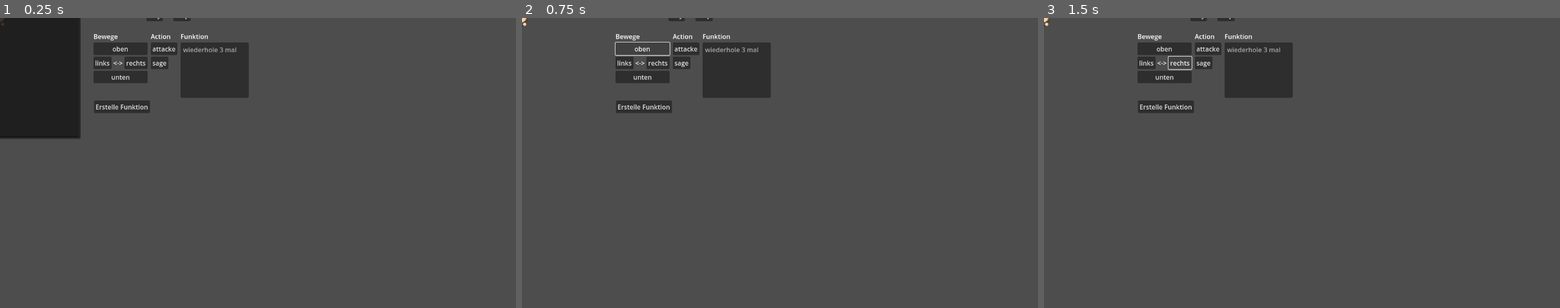
Above: before the commit, frames 1-3 (left to right).
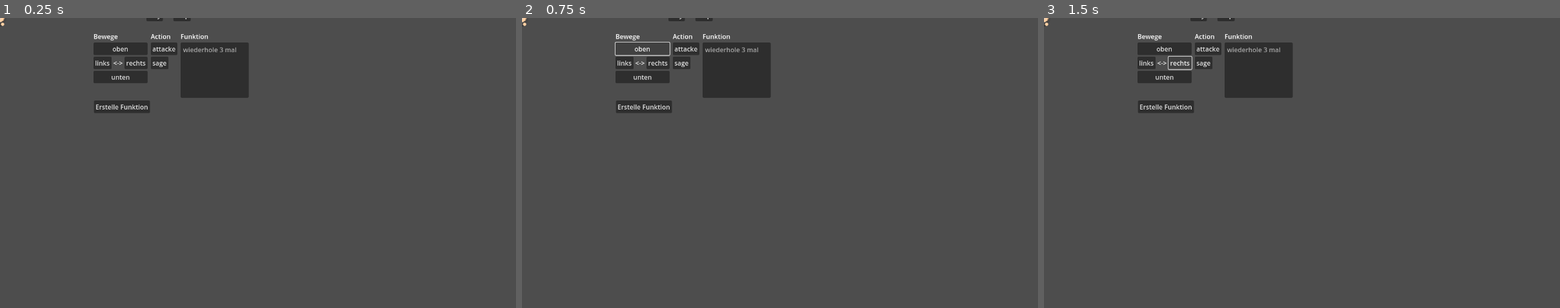
Above: after the commit, the same moments.

Repository: pardonmycode/Survi
Game: Godot game, scene res://scenes/character/player.tscn
Two runs of this game, one before a commit and one after it. Both use one fixed random seed, a clock stepped at 60 frames per second and the inputs below. This scene is started directly instead of the project's main scene.
Inputs:
- Up to frame 1 (0.25 s): no input
- Up to frame 2 (0.75 s): click "oben" at 0.5 s
- Up to frame 3 (1.5 s): click "rechts" at 1.25 s

The runs differ from the first frame. In frame 1, 6.5% of the frame differs, in the area x 0-16%, y 0-42%; in frame 2, nothing differs; in frame 3, nothing differs.

Commit message:
ad

Diff:
--- a/project.godot
+++ b/project.godot
@@ -36,7 +36,7 @@
 [input]
 
 walkUp={
-"deadzone": 0.5,
+"deadzone": 0.2,
 "events": [Object(InputEventKey,"resource_local_to_scene":false,"resource_name":"","device":-1,"window_id":0,"alt_press …(190 unchanged characters)…
 ]
 }
--- a/scenes/autoloads/Constants.gd
+++ b/scenes/autoloads/Constants.gd
@@ -14,7 +14,7 @@
 const MAX_ENEMIES_PER_PLAYER := 0 # 2 # see main.gd for more object and enemy spawner constants
 
 #Player
-const MAX_INVENTORY_SLOTS := 9
+const MAX_INVENTORY_SLOTS := 12
 const OBJECT_SCORE_GAIN := 1
 const MOB_SCORE_GAIN := 2
 const PK_SCORE_GAIN := 4
--- a/scenes/character/player.gd
+++ b/scenes/character/player.gd
@@ -43,7 +43,7 @@
 		if hp <= 0:
 			die()
 
-@export var speed := 200
+@export var speed := 700
 var spawnsProjectile := ""
 
 @export var attackDamage := 10:
@@ -107,126 +107,167 @@
 func disconnected(id):
 	if str(id) == name:
 		die()
-func _physics_process(delta: float) -> void:
-	pass
+
+
+const tile_size: Vector2 = Vector2(64, 64)
+var sprite_node_pos_tween: Tween
+
+func _physics_process (delta: float) -> void:
+	if !sprite_node_pos_tween or !sprite_node_pos_tween.is_running():
+		if Input.is_action_pressed("walkUp"):# and !$up.is_colliding():
+			_move(Vector2(0, -1))
+		elif Input.is_action_pressed("walkDown"):# and !$down.is_colliding():
+			_move(Vector2(0, 1))
+		elif Input.is_action_pressed("walkLeft"):# and !$left.is_colliding():
+			_move(Vector2(-1, 0))
+		elif Input.is_action_pressed("walkRight"):# and !$right.is_colliding():
+			_move(Vector2(1, 0))
+		else:
+			_move(Vector2(0, 0))
+func _move(dir: Vector2):
+	global_position += dir * tile_size
+
+	#$MovingParts.global_position -= dir * tile_size
+
+	if sprite_node_pos_tween:
+		sprite_node_pos_tween.kill()
+	sprite_node_pos_tween = create_tween()
+	sprite_node_pos_tween.set_process_mode(Tween.TWEEN_PROCESS_PHYSICS)
+	sprite_node_pos_tween.tween_property($MovingParts, "global_position", global_position, 0.005).set_trans(Tween.TRANS_SINE)
+	$MovingParts.rotation = dir.angle()
+
+	if dir != Vector2.ZERO:
+		if !$AnimationPlayer.is_playing() or $AnimationPlayer.current_animation != "walking":
+			$AnimationPlayer.play("walking")
+	else:
+		$AnimationPlayer.stop()
+
+
+
 
 var last_angle = 0.0
-func _process(_delta):
-	if str(multiplayer.get_unique_id()) != name:
-		return
-
-	var vel := Vector2.ZERO
-	var doingAction = false
-	var angle = 0.0
-
-	var actions = []
-
-	# Code für Keyboard und mouse control
-	vel = Input.get_vector("walkLeft", "walkRight", "walkUp", "walkDown") * speed
-	#var mouse_position = get_global_mouse_position()
-	#var direction_to_mouse = mouse_position - global_position
-	#var angle = direction_to_mouse.angle()
-	doingAction = Input.is_action_pressed("leftClickAction")
-	#Apply local movement
-	# Default-Werte zurücksetzen
-	if vel != Vector2.ZERO:
-		last_coords = Multihelper.get_map_position(position)
-	action(vel, angle, doingAction)
-
-	# Neue Verbindungen akzeptieren
-	if _tcp_server.is_connection_available():
-		var tcp_peer = _tcp_server.take_connection()
-		ws_peer = WebSocketPeer.new()
-		ws_peer.accept_stream(tcp_peer)  # Upgrade zu WebSocket
-		_ws_peers.append(ws_peer)
-		print("Neuer Client verbunden!")
-
-	# Nachrichten aller Clients verarbeiten
-	for ws_peer in _ws_peers:
-		ws_peer.poll()
-		var state = ws_peer.get_ready_state()
-		last_position = position
-		if state == WebSocketPeer.STATE_OPEN:
-			# Nachrichten empfangen
-			while ws_peer.get_available_packet_count() > 0:
-				var packet = ws_peer.get_packet().get_string_from_utf8()
-				print("Empfangen: ", packet)
-
-
-
-				var lines = packet.split(",", false)  # `false` ignoriert leere Zeilen
-
-				#actions.append([packet,angle,doingAction])
-				var act = lines[0].strip_edges()
-
-				if "sage" in act:
-					var text = act.trim_prefix("sage")
-					sendMessage(text)
-				if "gehe zurück" in act:
-					print("gehe zurück")
-					geheZuPosition(last_position)
-
-
-				var time_delay =  float(lines[1]) * 0.1 * 2
-
-
-				print(act)
-				print(time_delay)
-				Input.action_press(act)
-				doingAction = Input.is_action_pressed("leftClickAction")
-				print(doingAction)
-				vel = Input.get_vector("walkLeft", "walkRight", "walkUp", "walkDown") * speed
-				action(vel, angle, doingAction)
-				await get_tree().create_timer(time_delay).timeout
-				Input.action_release(act)
-				#for line in lines:
-					#var clean_line = line.strip_edges()  # Entfernt Leerzeichen/Newlines
-					#if clean_line.is_empty():
-						#continue  # Überspringe leere Zeilen
+##
+#func _process(_delta):
+	#if str(multiplayer.get_unique_id()) != name:
+		#return
+	#
+	#var vel := Vector2.ZERO
+	#var doingAction = false
+	#var angle = 0.0
+	#
+	#var actions = []
+#
+	## Code für Keyboard und mouse control
+	##vel = Input.get_vector("walkLeft", "walkRight", "walkUp", "walkDown") * speed
+	##var mouse_position = get_global_mouse_position()
+	##var direction_to_mouse = mouse_position - global_position
+	##var angle = direction_to_mouse.angle()
+	##doingAction = Input.is_action_pressed("leftClickAction")
+	##Apply local movement
+	## Default-Werte zurücksetzen
+	#if vel != Vector2.ZERO:
+		#last_coords = Multihelper.get_map_position(position)
+	##action(vel, angle, doingAction)
+	#
+	## Neue Verbindungen akzeptieren
+	#if _tcp_server.is_connection_available():
+		#var tcp_peer = _tcp_server.take_connection()
+		#ws_peer = WebSocketPeer.new()
+		#ws_peer.accept_stream(tcp_peer)  # Upgrade zu WebSocket
+		#_ws_peers.append(ws_peer)
+		#print("Neuer Client verbunden!")
+	#
+	## Nachrichten aller Clients verarbeiten
+	#for ws_peer in _ws_peers:
+		#ws_peer.poll()
+		#var state = ws_peer.get_ready_state()
+		#last_position = position
+		#if state == WebSocketPeer.STATE_OPEN:
+			## Nachrichten empfangen
+			#while ws_peer.get_available_packet_count() > 0:
+				#var packet = ws_peer.get_packet().get_string_from_utf8()
+				#print("Empfangen: ", packet)
+				#
+#
 					#
-					#print("Verarbeite Befehl: '%s'" % clean_line)  # Debug
-					#match clean_line.to_lower():  # Case-insensitive Vergleich
-						#"links":
-							#print("Bewege nach LINKS")
-							##vel.x += -speed
-							#angle = vel.angle()
-							#actions.append(["walkLeft",angle,doingAction])
-						#"rechts":
-							#print("Bewege nach RECHTS")
-							#vel.x += speed
-							#actions.append(["walkRight",angle,doingAction])
-						#"hoch", "oben":  # Beide Varianten erlaubt
-							#print("Bewege nach OBEN")
-							#vel.y += -speed
-							#actions.append(["walkUp",angle,doingAction])
-						#"runter", "unten":
-							#print("Bewege nach UNTEN")
-							#vel.y += speed
-							#actions.append(["walkDown",angle,doingAction])
-						#_:
-							#print("Unbekannter Befehl: '%s'" % clean_line)
-
-				ws_peer.send_text("Godot bestätigt: " + packet)
-
-		elif state == WebSocketPeer.STATE_CLOSED:
-			_ws_peers.erase(ws_peer)
-
-		#for act in actions:
-				#
-			##if time < Time.get_ticks_msec() - 500 :
-				#Input.action_press(act[0])
+				#var lines = packet.split(",", false)  # `false` ignoriert leere Zeilen
+				#
+				##actions.append([packet,angle,doingAction])
+				#var act = lines[0].strip_edges()
+				#
+				#if "sage" in act:
+					#var text = act.trim_prefix("sage")
+					#sendMessage(text)
+				#if "gehe zurück" in act:
+					#print("gehe zurück")
+					#geheZuPosition(last_position)
+				#
+					#
+				#var time_delay =  float(lines[1]) * 0.1 * 2
+				#
+				#
+				#print(act)
+				#print(time_delay)
+				#Input.action_press(act)
 				#doingAction = Input.is_action_pressed("leftClickAction")
 				#print(doingAction)
 				#vel = Input.get_vector("walkLeft", "walkRight", "walkUp", "walkDown") * speed
 				#action(vel, angle, doingAction)
-				#await get_tree().create_timer(0.2).timeout
-				#Input.action_release(act[0])
-				#action(act[0], act[1],act[2])
-				#time = Time.get_ticks_msec()
-		actions = []
-		#if time < Time.get_ticks_msec() - 500 :
-			#action(Vector2.ZERO, angle, false)
-			#print(time)
+				#
+				#await get_tree().create_timer(time_delay).timeout
+				#Input.action_release(act)
+				#vel 		= Vector2.ZERO
+				#doingAction = false
+				#action(vel, angle, doingAction)
+				#
+				##for line in lines:
+					##var clean_line = line.strip_edges()  # Entfernt Leerzeichen/Newlines
+					##if clean_line.is_empty():
+						##continue  # Überspringe leere Zeilen
+					##
+					##print("Verarbeite Befehl: '%s'" % clean_line)  # Debug
+					##match clean_line.to_lower():  # Case-insensitive Vergleich
+						##"links":
+							##print("Bewege nach LINKS")
+							###vel.x += -speed
+							##angle = vel.angle()
+							##actions.append(["walkLeft",angle,doingAction])
+						##"rechts":
+							##print("Bewege nach RECHTS")
+							##vel.x += speed
+							##actions.append(["walkRight",angle,doingAction])
+						##"hoch", "oben":  # Beide Varianten erlaubt
+							##print("Bewege nach OBEN")
+							##vel.y += -speed
+							##actions.append(["walkUp",angle,doingAction])
+						##"runter", "unten":
+							##print("Bewege nach UNTEN")
+							##vel.y += speed
+							##actions.append(["walkDown",angle,doingAction])
+						##_:
+							##print("Unbekannter Befehl: '%s'" % clean_line)
+							#
+				#ws_peer.send_text("Godot bestätigt: " + packet)
+		#
+		#elif state == WebSocketPeer.STATE_CLOSED:
+			#_ws_peers.erase(ws_peer)
+			#
+		##for act in actions:
+				##
+			###if time < Time.get_ticks_msec() - 500 :
+				##Input.action_press(act[0])
+				##doingAction = Input.is_action_pressed("leftClickAction")
+				##print(doingAction)
+				##vel = Input.get_vector("walkLeft", "walkRight", "walkUp", "walkDown") * speed
+				##action(vel, angle, doingAction)
+				##await get_tree().create_timer(0.2).timeout
+				##Input.action_release(act[0])
+				##action(act[0], act[1],act[2])
+				##time = Time.get_ticks_msec()
+		#actions = []
+		##if time < Time.get_ticks_msec() - 500 :
+			##action(Vector2.ZERO, angle, false)
+			##print(time)
 
 
 func geheZuPosition(posi: Vector2) -> void:
@@ -284,10 +325,11 @@
 		print("last_coords"+str(last_coords))
 
 		var pos = Multihelper.get_map_position(position)
-		print("pos"+str(pos))
+		print("pos"+str(pos)+"real pos"+str(position))
 		#for i in range(13):
 			#if last_coords == Multihelper.get_map_position(position):
-		move_and_slide()
+		for i in range(13):
+			move_and_slide()
 		#while last_coords == Multihelper.get_map_position(position):
 			#move_and_slide()
 
--- a/scenes/character/player.tscn
+++ b/scenes/character/player.tscn
@@ -514,9 +514,7 @@
 
 [node name="PopupPanel" type="PopupPanel" parent="Code"]
 title = "Funktionen"
-position = Vector2i(-400, -300)
 size = Vector2i(600, 600)
-visible = true
 
 [node name="CodeEdit" type="CodeEdit" parent="Code/PopupPanel"]
 custom_minimum_size = Vector2(400, 400)
@@ -525,7 +523,7 @@
 offset_left = 4.0
 offset_top = 4.0
 offset_right = 596.0
-offset_bottom = -4.0
+offset_bottom = 596.0
 grow_vertical = 2
 size_flags_horizontal = 2
 size_flags_vertical = 3
--- a/scenes/main/main.tscn
+++ b/scenes/main/main.tscn
@@ -105,6 +105,7 @@
 [node name="dayNight" type="CanvasModulate" parent="."]
 script = ExtResource("7_4y3sb")
 gradient_texture = ExtResource("8_le63a")
+INGAME_SPEED = 2.0
 
 [node name="MultiplayerSynchronizer" type="MultiplayerSynchronizer" parent="."]
 replication_config = SubResource("SceneReplicationConfig_dr53p")
